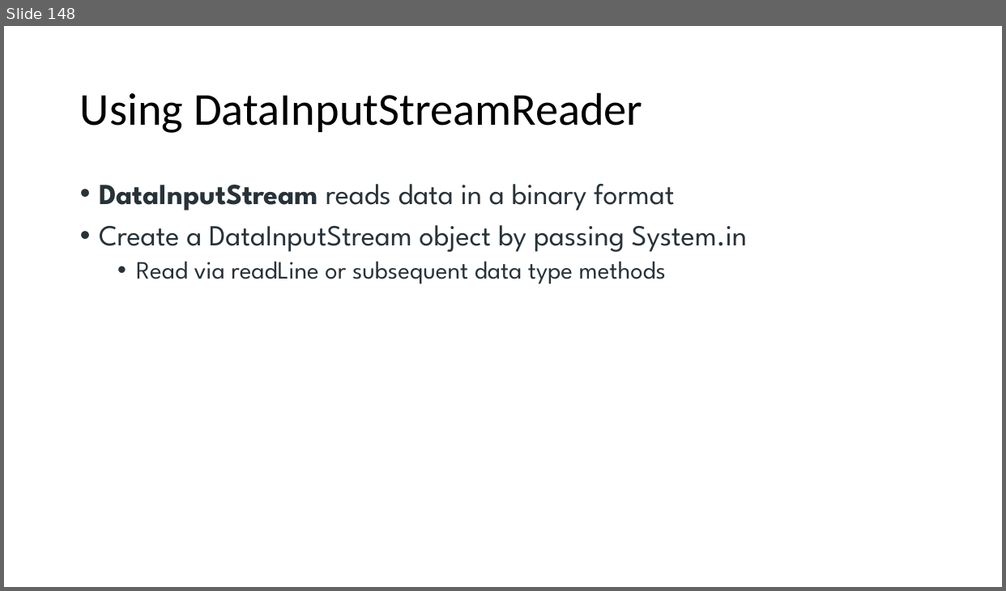
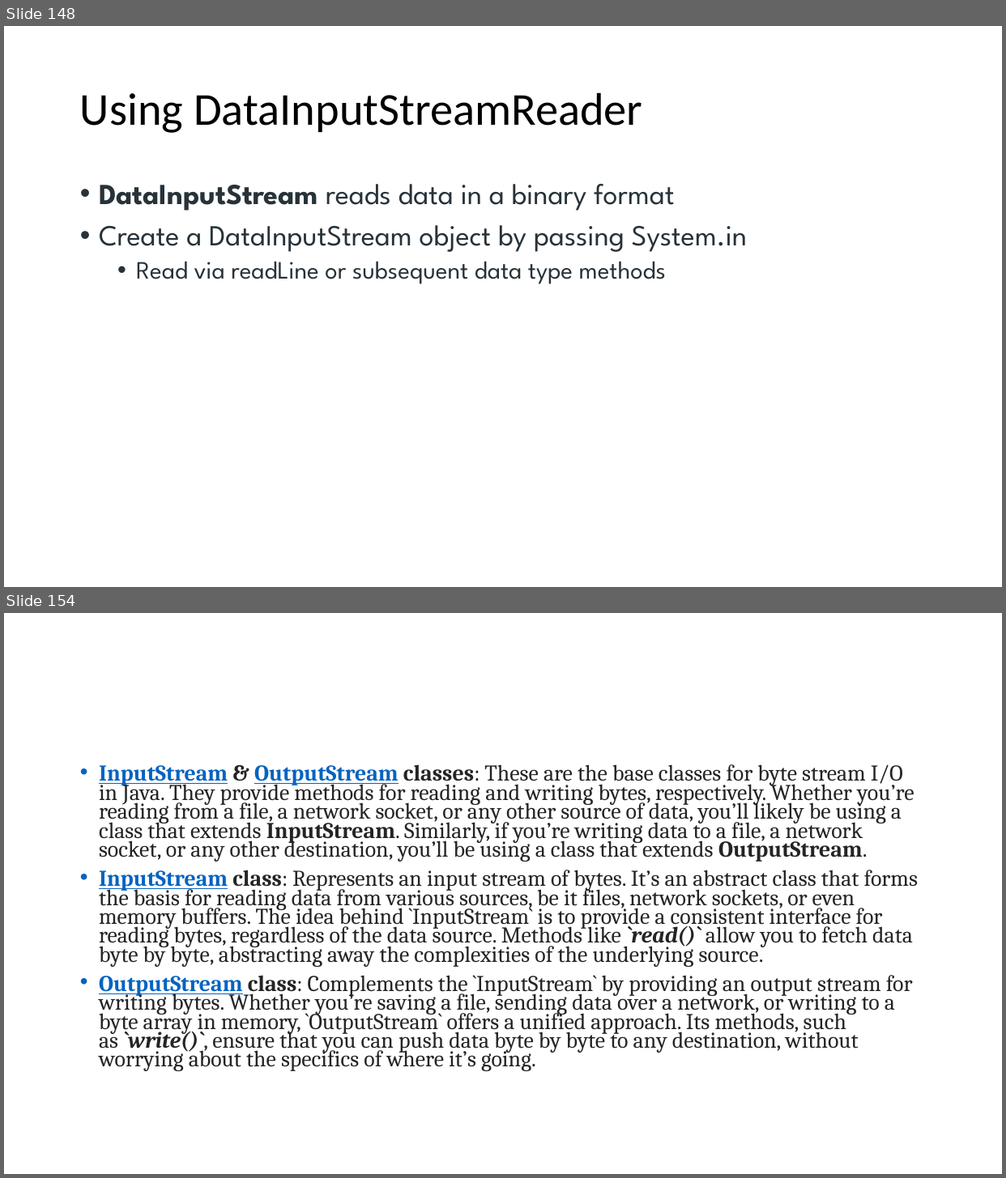
Before and after one commit to maddireddy/Core-Java, a slide deck: Notes/Core_Java.pptx. Shown one above the other, each under a label of ours: slide 148 before the commit, slides 148 and 154 after it; the slides between them are not shown. The pictures are 1006x591 and 1006x1178 pixels, drawn with LibreOffice and Linux fonts; fonts in the diff are those of the drawing. Boxes give left, top, right and bottom in pixels: in the first picture for what was removed or moved away, otherwise in the second. Text is boxed around its words. In the diff, an @@ line names an element or a change of style, - is before the commit and + after.

```diff
--- a/Notes/Core_Java.pptx
+++ b/Notes/Core_Java.pptx
@@ slide 154 added at [4, 613, 1002, 1174], background #FFFFFF @@
@@ text added at [99, 764, 918, 1071], 21.7 pt, text #242424 @@
+• InputStream & OutputStream classes: These are the base classes for byte stream I/O in Java. They provide methods for reading and writing bytes, respectively. Whether you’re reading from a file, a network socket, or any other source of data, you’ll likely be using a class that extends InputStream. Similarly, if you’re writing data to a file, a network socket, or any other destination, you’ll be using a class that extends OutputStream.
+• InputStream class: Represents an input stream of bytes. It’s an abstract class that forms the basis for reading data from various sources, be it files, network sockets, or even memory buffers. The idea behind `InputStream` is to provide a consistent interface for reading bytes, regardless of the data source. Methods like `read()` allow you to fetch data byte by byte, abstracting away the complexities of the underlying source.
+• OutputStream class: Complements the `InputStream` by providing an output stream for writing bytes. Whether you’re saving a file, sending data over a network, or writing to a byte array in memory, `OutputStream` offers a unified approach. Its methods, such as `write()`, ensure that you can push data byte by byte to any destination, without worrying about the specifics of where it’s going.
```
Also in this commit, not shown: 30 other slides added, 51 other files.
